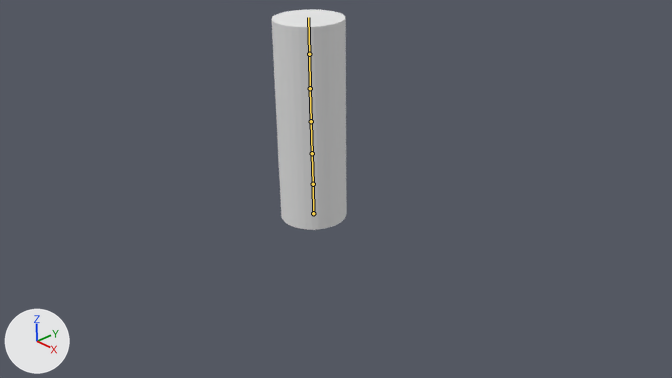
What one commit did to the Blender file assets/newPlayer.blend.
Before and after are seen from the file's camera 'Camera'. Arrows for +X, +Y and +Z are at lower left; the lights stay in place. The bones that bend it are drawn over the model as lines.
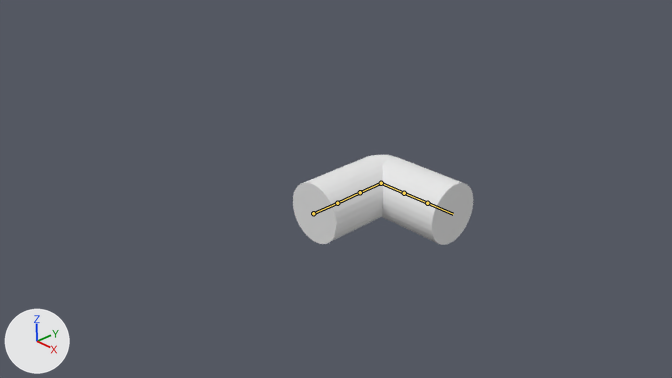
The newer file adds an action. The first version stands in its rest pose; the second is drawn at frame 3 of the action 'ArmatureAction.003'.

Where the change shows, as pixel boxes (x1, y1, x2, y2) in the pictures (672 x 378 px):
'Cylinder', posed (138% wider, 59% shorter)
    before: (272, 9, 347, 230)
    after: (293, 155, 473, 245)
bone 'Bone', root to tip
    before: (313, 213) to (313, 184)
    after: (313, 213) to (337, 203)
bone 'Bone.003', root to tip
    before: (311, 121) to (310, 88)
    after: (381, 183) to (404, 193)

The edits, one by one:
Bone 'Bone' (bone_bone) turns from (0, 0, 0) to (-90, 0, 0) degrees about its own x, y and z.
Bone 'Bone.003' (bone_bone_003) turns from (0, 0, 0) to (0, 0, -90) degrees about its own x, y and z.
